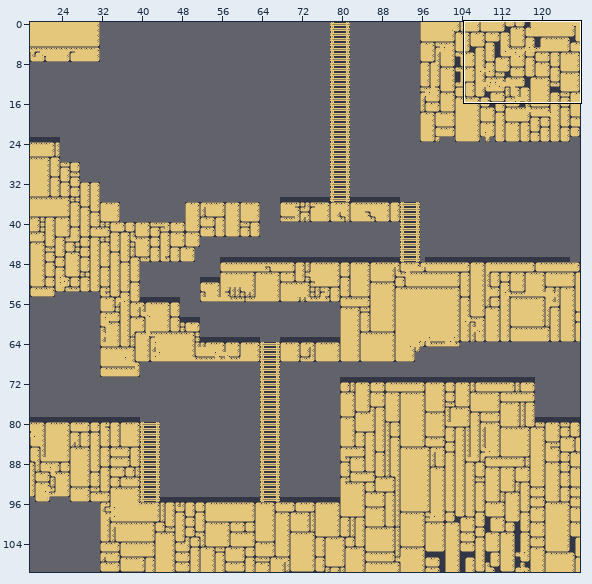
Level history. Tiled map (JSON): src/assets/tilemaps/map.json. Above: a wide view before the commit, with the close-up outlined.
Close-up. Before:
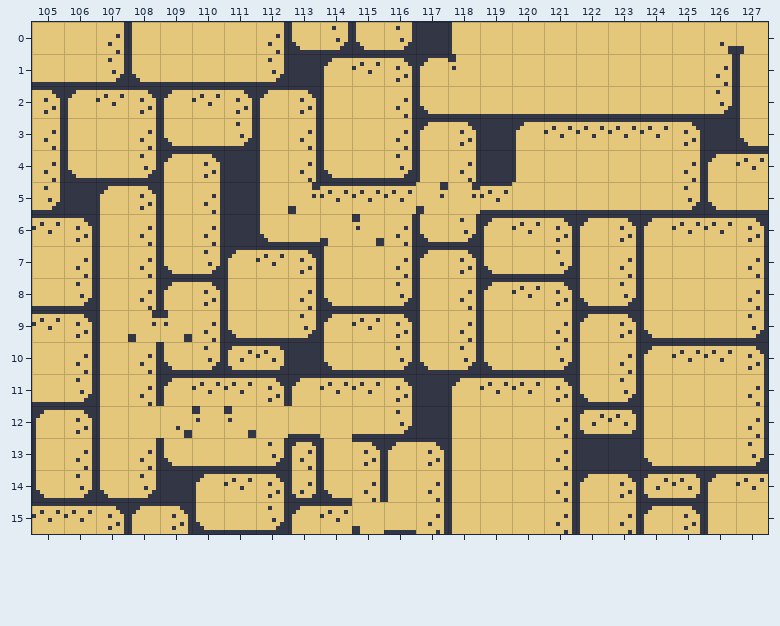
Cells are 8x8 px. Shown: x 105..127, y 0..15. The commit also changed other parts of the map, which this record leaves out.
Once edited:
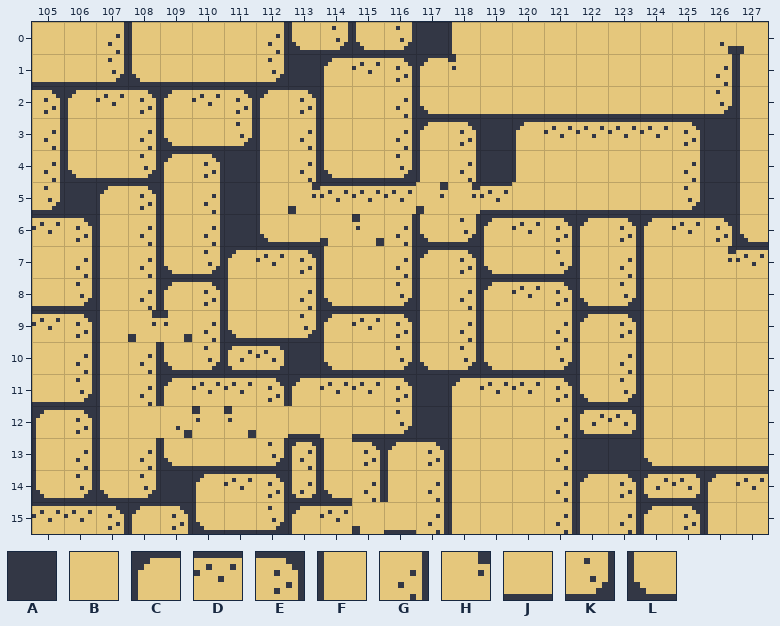
Key: from "tiles": A 1, B 2, C 8, D 9, E 10, F 11, G 12, H 14, J 15, K 16, L 18.
_ is an empty cell.
The edit:
Layer "Tile Layer 1":
y 3: x 127 L -> F
y 4: x 126..127 CD -> AF
y 5: x 126..127 LJ -> AF
y 6: x 126..127 DE -> EL
y 7: x 126..127 BG -> HD
y 8: x 127 G -> B
y 9: x 124..127 LJJK -> FBBB
y 10: x 124..127 CDDE -> FBBB
y 11..12: x 127 G -> B
y 13: x 127 K -> J
Changed places in both close-ups, as pixel boxes (x1, y1, x2, y2):
changed: (644, 138, 768, 466)
